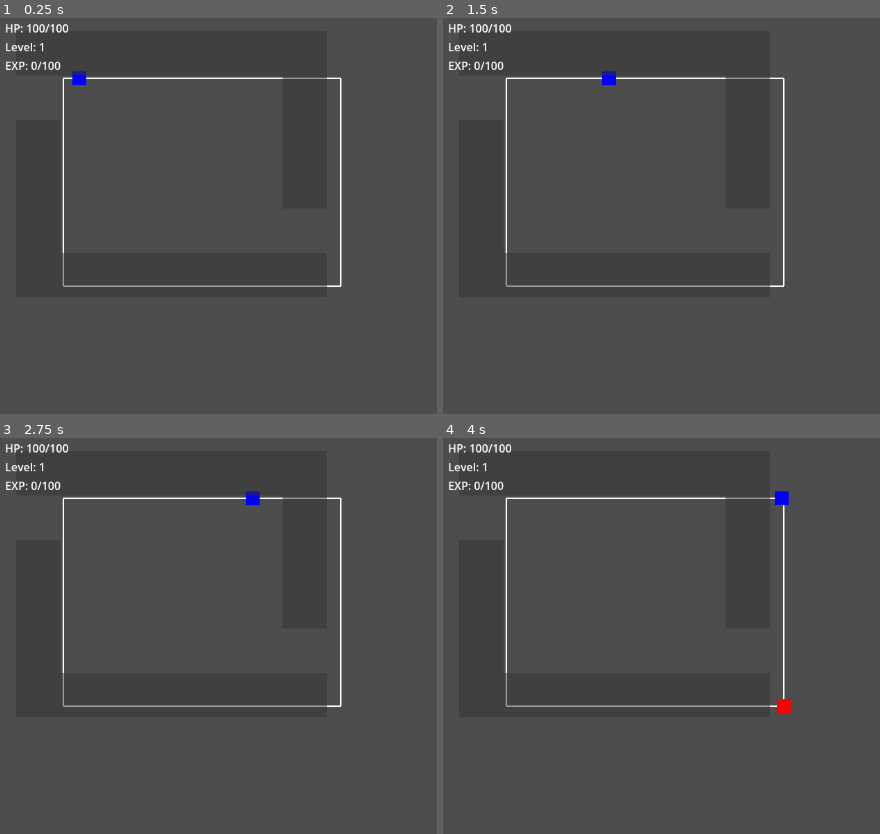
Above: before the commit, frames 1-4 (two rows, left to right).
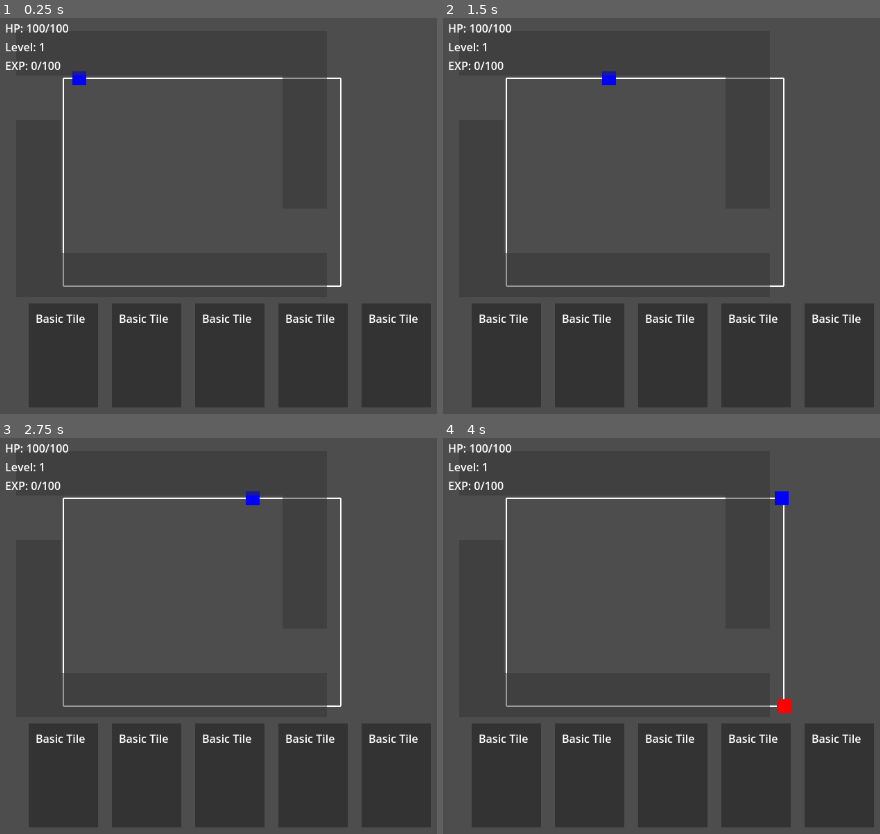
Above: after the commit, the same moments.

Repository: ivajpro/erlenmeyer
Game: Godot game, scene res://scenes/levels/game_loop.tscn
Same seed, same stepped clock (60 frames per second), same inputs: the game is played once before the commit and once after it.
Inputs (mouse positions are in pixels of both pictures, inside the frame that each line leads up to):
- Up to frame 1 (0.25 s): no input
- Up to frame 2 (1.5 s): move the mouse to (outside the picture) at 0.52 s; click (outside the picture) at 0.67 s; move the mouse to (674, 255) at 1.27 s; click (674, 255) at 1.42 s
- Up to frame 3 (2.75 s): move the mouse to (outside the picture) at 2.02 s; click (outside the picture) at 2.17 s
- Up to frame 4 (4 s): move the mouse to (796, 742) at 2.77 s; click (796, 742) at 2.92 s; move the mouse to (outside the picture) at 3.52 s; click (outside the picture) at 3.67 s

The runs differ from the first frame. In frame 1, 20% of the frame differs, in the area x 6-99%, y 72-99%; in frame 2, 20%; in frame 3, 20%; in frame 4, 20%.

Commit message:
Implemented basic visual card system

Diff:
--- /dev/null
+++ b/loop-fantasy/scenes/cards/card.tscn
@@ -0,0 +1,6 @@
+[gd_scene load_steps=2 format=3 uid="uid://24ww55cujw52"]
+
+[ext_resource type="Script" path="res://scripts/cards/card.gd" id="1_gxwha"]
+
+[node name="Card" type="Node2D"]
+script = ExtResource("1_gxwha")
--- /dev/null
+++ b/loop-fantasy/scripts/cards/card.gd
@@ -0,0 +1,27 @@
+extends Node2D
+class_name Card
+
+signal card_played(tile_type: String, position: Vector2)
+
+var tile_type: String = "basic"
+var card_name: String = "Basic Tile"
+var description: String = "A basic path tile"
+
+func _ready():
+    _create_visual()
+
+func _create_visual():
+    var background = ColorRect.new()
+    background.size = Vector2(100, 150)
+    background.position = Vector2(-50, -75)
+    background.color = Color(0.2, 0.2, 0.2)
+    add_child(background)
+
+    var label = Label.new()
+    label.text = card_name
+    label.position = Vector2(-40, -65)
+    add_child(label)
+
+func _input_event(_viewport, event, _shape_idx):
+    if event is InputEventMouseButton and event.pressed:
+        emit_signal("card_played", tile_type, get_global_mouse_position())
--- a/loop-fantasy/scripts/core/loop_manager.gd
+++ b/loop-fantasy/scripts/core/loop_manager.gd
@@ -16,11 +16,17 @@
 var tile_scene = preload("res://scenes/tiles/path_tile.tscn")
 var spawn_timer: float = 0
 const SPAWN_INTERVAL: float = 3.0
+var hand_manager: HandManager
 
 func _ready():
     draw_loop_path()
     spawn_hero()
     _create_path_tiles()
+    _setup_hand_manager()
+
+func _setup_hand_manager():
+    hand_manager = HandManager.new()
+    add_child(hand_manager)
 
 func _create_path_tiles():
     for i in range(LOOP_PATH_POINTS.size()):
@@ -90,3 +96,12 @@
     var spawn_point = LOOP_PATH_POINTS[randi() % LOOP_PATH_POINTS.size()]
     enemy.position = spawn_point
     add_child(enemy)
+
+func try_place_tile(tile_type: String, position: Vector2):
+    var grid_pos = _snap_to_grid(position)
+    if not placed_tiles.has(grid_pos):
+        var tile = tile_scene.instantiate()
+        tile.position = grid_pos
+        tile.tile_type = tile_type
+        add_child(tile)
+        placed_tiles[grid_pos] = tile
--- /dev/null
+++ b/loop-fantasy/scripts/ui/hand_manager.gd
@@ -0,0 +1,34 @@
+extends Node2D
+class_name HandManager
+
+var card_scene = preload("res://scenes/cards/card.tscn")
+var max_cards: int = 5
+var cards: Array = []
+var card_types = ["basic", "healing", "damage", "speed"]
+
+func _ready():
+    draw_initial_hand()
+
+func draw_initial_hand():
+    for i in range(max_cards):
+        draw_card()
+
+func draw_card():
+    if cards.size() >= max_cards:
+        return
+
+    var card = card_scene.instantiate()
+    card.tile_type = card_types[randi() % card_types.size()]
+    card.position = Vector2(120 * cards.size() + 100, 500)
+    card.connect("card_played", _on_card_played)
+    cards.append(card)
+    add_child(card)
+
+func _on_card_played(tile_type: String, position: Vector2):
+    get_parent().try_place_tile(tile_type, position)
+    var card_index = cards.find(get_viewport().get_mouse_position())
+    if card_index != -1:
+        var card = cards[card_index]
+        cards.remove_at(card_index)
+        card.queue_free()
+        draw_card()
